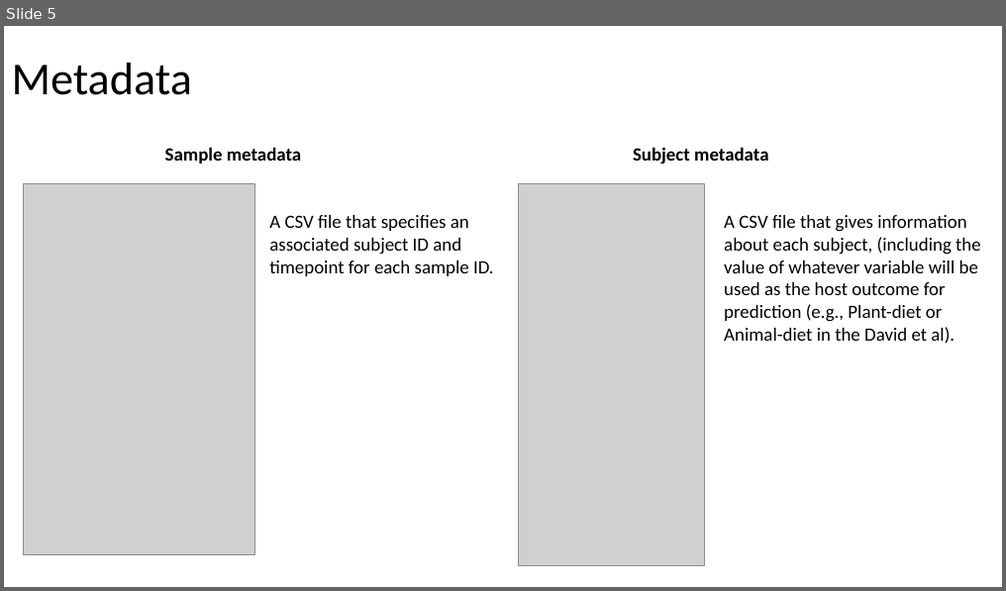
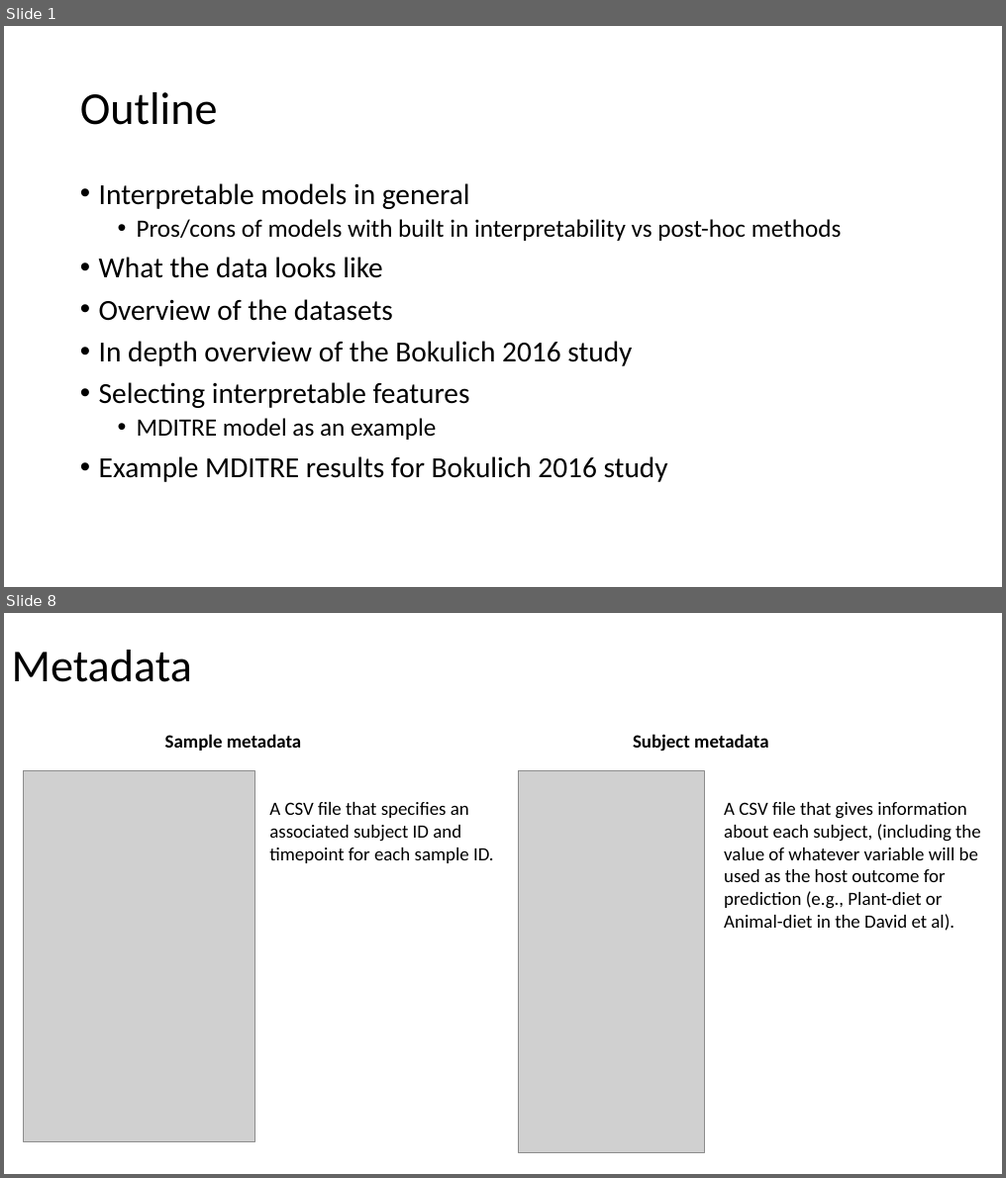
Before and after one commit to gerberlab/cs109b-microbiome, a slide deck: 2022/course_slides.pptx. Shown one above the other, each under a label of ours: slide 5 before the commit, slides 1 and 8 after it; the slides between them are not shown. The pictures are 1006x591 and 1006x1178 pixels, drawn with LibreOffice and Linux fonts; fonts in the diff are those of the drawing; grey boxes stand for pictures. Boxes give left, top, right and bottom in pixels: in the first picture for what was removed or moved away, otherwise in the second. Text is boxed around its words. In the diff, an @@ line names an element or a change of style, - is before the commit and + after.

```diff
--- a/2022/course_slides.pptx
+++ b/2022/course_slides.pptx
@@ slide 1 added at (x1=4, y1=26, x2=1002, y2=587), background #FFFFFF @@
@@ title added at (x1=80, y1=92, x2=218, y2=125), 44 pt, text #000000 @@
+Outline
@@ text added at (x1=99, y1=183, x2=842, y2=482), 28 pt, text #000000 @@
+• Interpretable models in general
+  • Pros/cons of models with built in interpretability vs post-hoc methods
+• What the data looks like
+• Overview of the datasets
+• In depth overview of the Bokulich 2016 study
+• Selecting interpretable features
+  • MDITRE model as an example
+• Example MDITRE results for Bokulich 2016 study
@@ what was slide 5 is now slide 8 @@
```
Also in this commit, not shown: 3 slides changed, 9 other slides added, 2 slides removed.
